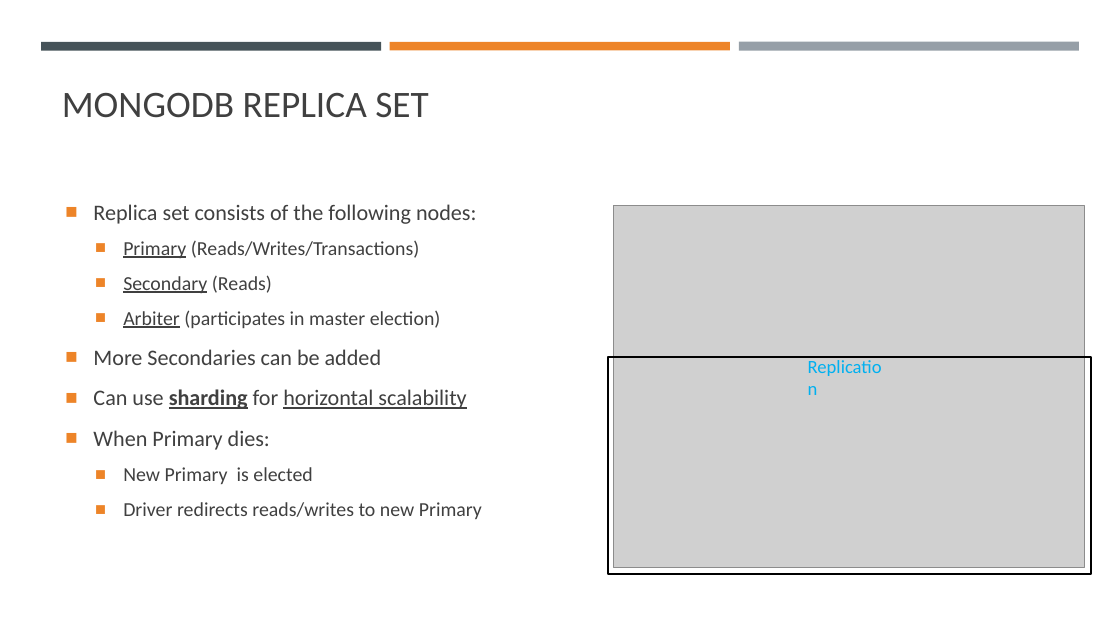
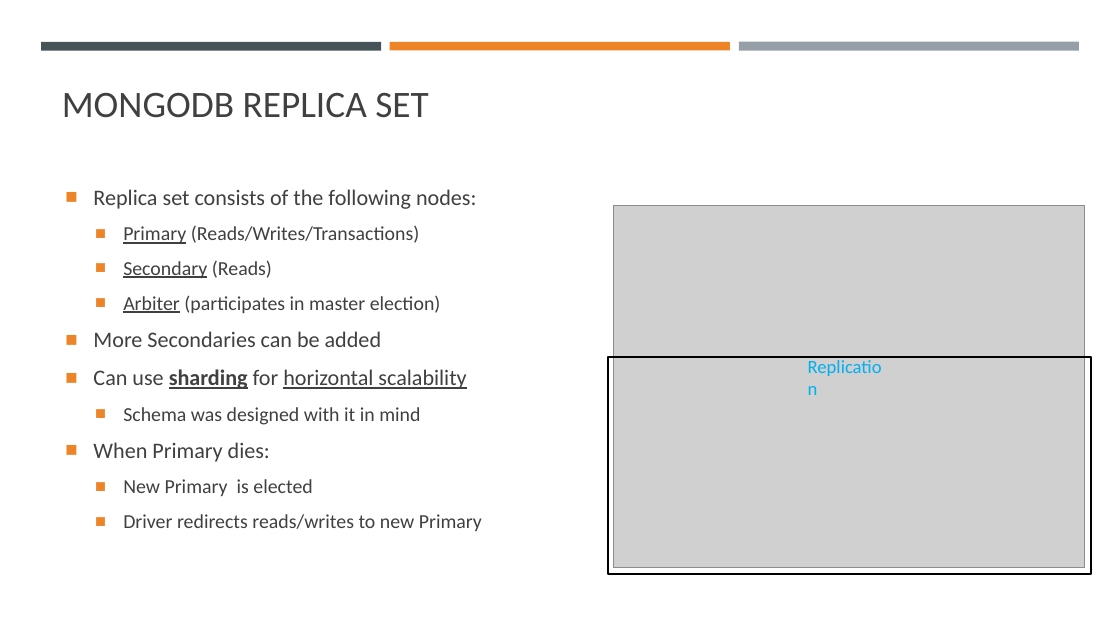
Before and after one commit to margaeor/COMP414-Distributed-Systems, a slide deck: slide 12 of presentation/Distributed.pptx. Drawn at 1120x630 pixels with LibreOffice and Linux fonts; fonts in the diff are those of the drawing; grey boxes stand for pictures. Boxes give left, top, right and bottom in pixels: in the first picture for what was removed or moved away, otherwise in the second. Text is boxed around its words. In the diff, an @@ line names an element or a change of style, - is before the commit and + after.

```diff
--- a/presentation/Distributed.pptx
+++ b/presentation/Distributed.pptx
@@ text at <box>93,189,476,462</box>: line spacing 1.1 to 1 @@
@@ text at <box>123,407,420,425</box>: paragraph added @@
+  ■ Schema was designed with it in mind
```
Also in this commit, not shown: 5 other slides changed, 4 slides added, 1 slide removed.
